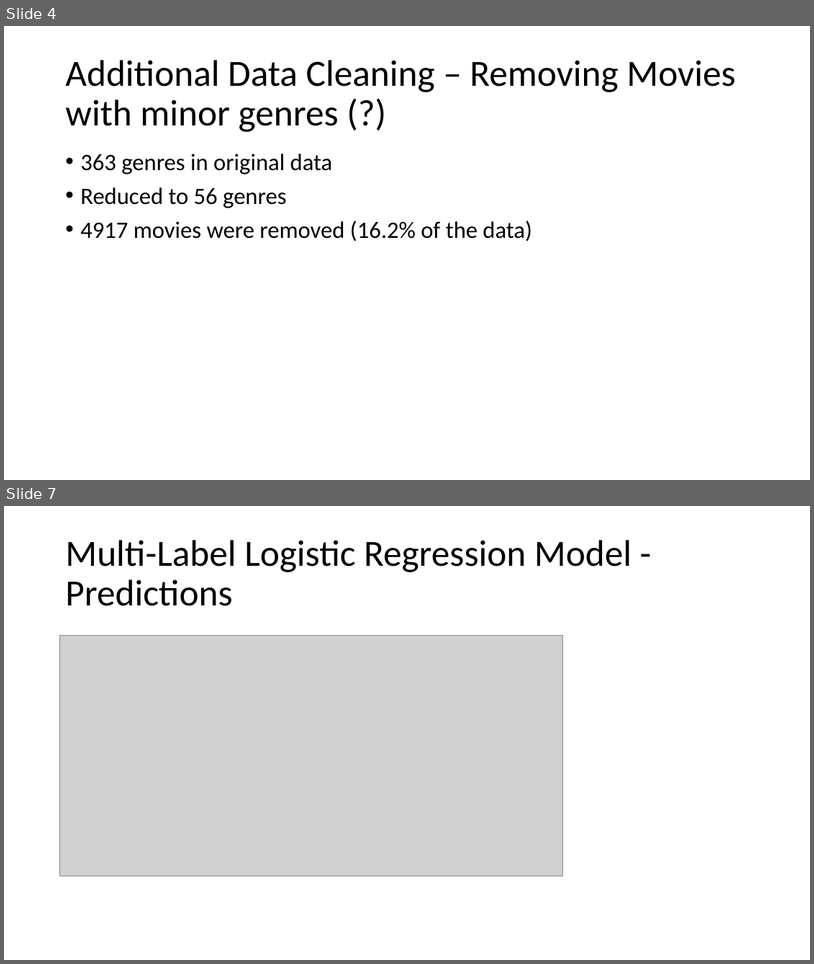
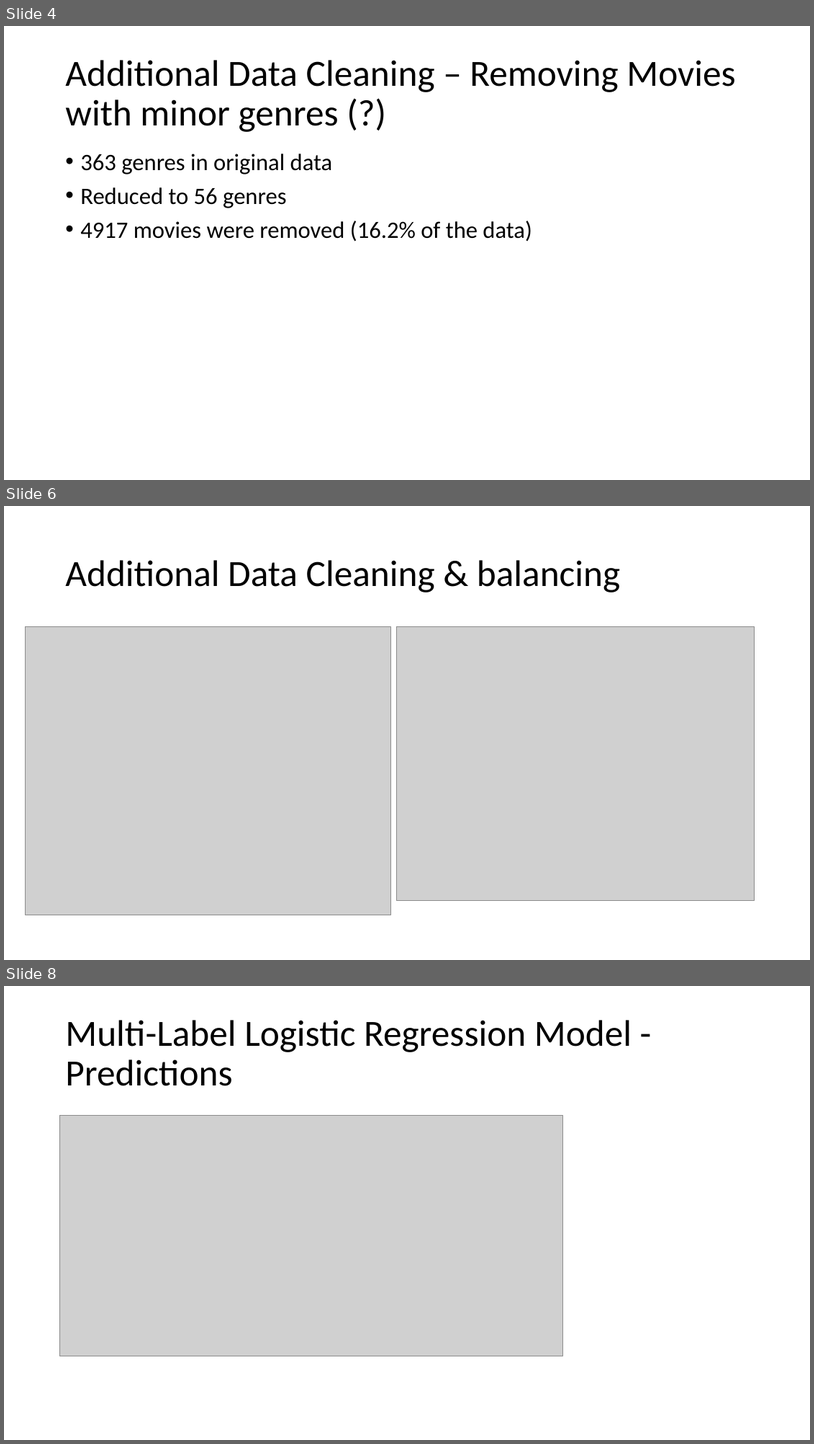
Before and after one commit to MatthiasRemta/NLP_Project, a slide deck: Presentations/session6.pptx. Shown one above the other, each under a label of ours: slides 4 and 7 before the commit, slides 4, 6 and 8 after it; the slides between them are not shown. The pictures are 814x964 and 814x1444 pixels, drawn with LibreOffice and Linux fonts; fonts in the diff are those of the drawing; grey boxes stand for pictures; background and template pictures are left out. Boxes give left, top, right and bottom in pixels: in the first picture for what was removed or moved away, otherwise in the second. Text is boxed around its words. In the diff, an @@ line names an element or a change of style, - is before the commit and + after.

```diff
--- a/Presentations/session6.pptx
+++ b/Presentations/session6.pptx
@@ slide 6 added at [4,506,810,960], background #FFFFFF @@
@@ title added at [65,560,620,592], 44 pt, text #000000 @@
+Additional Data Cleaning & balancing
@@ picture added at [26,627,391,915] @@
@@ picture added at [397,627,756,901] @@
@@ what was slide 7 is now slide 8 @@
```
Also in this commit, not shown: 3 slides changed, 1 slide removed, 1 other file.
